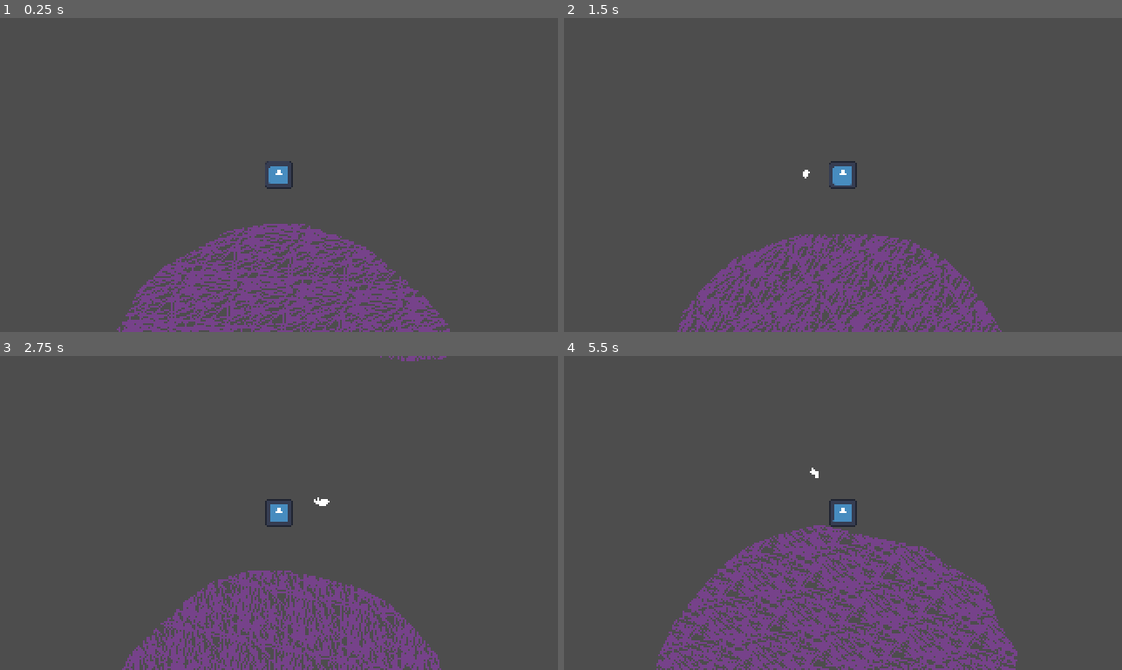
Above: before the commit, frames 1-4 (two rows, left to right).
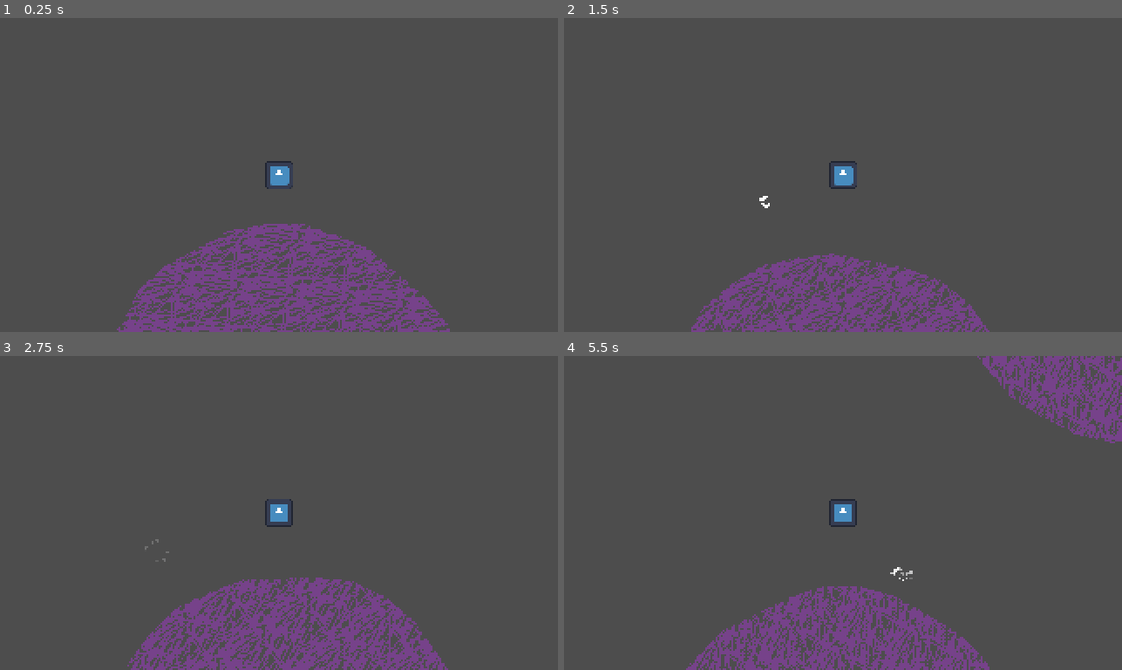
Above: after the commit, the same moments.

Repository: Jack3G/space-miner
Game: Godot game, scene res://src/game.tscn
The game is run twice, just before and just after one commit, with the same random seed, the same clock (stepped at 60 frames per second) and the same inputs. The engine's default icon, where the game draws it, is replaced by a stand-in: a white triangle on a blue panel in a dark square.
Inputs:
- Up to frame 1 (0.25 s): no input
- Up to frame 2 (1.5 s): hold D (move_right) from 0.53 s (still down); tap Space (jump) at 0.6, 0.77, 1.07, 1.35 s
- Up to frame 3 (2.75 s): tap Space (jump) at 1.52, 1.82, 2.1 s; release D (move_right) at 2.03 s; hold A (move_left) from 2.03 s (still down)
- Up to frame 4 (5.5 s): release A (move_left) at 2.78 s; hold D (move_right) 2.78-4.28 s; tap Space (jump) at 2.85, 3.02, 3.32, 3.6, 3.77, 4.07, 4.35, 4.52, 4.82, 5.1 s; hold A (move_left) 4.28-5.03 s; hold D (move_right) from 5.03 s (still down)

The runs differ from the first frame. In frame 1, 0.4% of the frame differs, in the area x 21-80%, y 45-100%; in frame 2, 7.2%; in frame 3, 6.1%; in frame 4, 16%, in the area x 16-100%, y 0-100%.

Commit message:
do some more stuff for the boost

Diff:
--- a/src/character.gd
+++ b/src/character.gd
@@ -3,13 +3,15 @@
 @export var speed: float = 250
 @export var friction: float = 200
 @export var max_speed: float = 80
-@export var jump_power: float = 80
+@export var jump_power: float = 100
 @export var boost_direction_default: Vector2 = Vector2.UP
+@export var boost_jump_cooldown: float = 1.5
 
 var _gravity_areas: Array[GravityArea] = []
 var _coyote_mode: bool = false
 # to prevent jumping multiple times in coyote time
 var _jumped: bool = true
+var _can_boost_jump: bool = true
 
 @onready var coyote_timer: Timer = $CoyoteTimer
 @onready var boost_particles: GPUParticles2D = $BoostPackParticles
@@ -27,12 +29,14 @@
 func _physics_process(delta: float) -> void:
 	var directional_input = Input.get_vector("move_left", "move_right", "move_up", "move_down")
 
-	for i in range(_gravity_areas.size()):
+	var i = 0
+	while i < _gravity_areas.size():
 		if not _gravity_areas[i].overlaps_body(self):
 			_gravity_areas.remove_at(i)
 			i -= 1
 			if _gravity_areas.is_empty():
 				break
+		i += 1
 
 	if not _gravity_areas.is_empty():
 		var priority_area = _gravity_areas[0]
@@ -52,7 +56,7 @@
 				.angle_to_point(self.global_position),
 			0, TAU)
 
-		self.rotation = lerp_angle(self.rotation, rotation_goal + PI/2, 0.8)
+		self.rotation = lerp_angle(self.rotation, rotation_goal + PI/2, 0.3)
 
 
 		if self.is_on_floor():
@@ -83,35 +87,39 @@
 				# after a moment, so idk
 				self.velocity -= horizontal_movement
 
-		# JUMP
-		if Input.is_action_just_pressed("jump"):
-			if _coyote_mode and not _jumped:
-				_jumped = true
-				var impulse = -self.transform.y * jump_power
+	# JUMP
+	if Input.is_action_just_pressed("jump"):
+		if _coyote_mode and not _jumped and not _gravity_areas.is_empty():
+			_jumped = true
+			var impulse = -self.transform.y * jump_power
 
-				# If the character is moving down cancel that downwards velocity and then add jump.
-				# I.e. walking down slopes doesn't eat jumps
-				if -self.transform.y.dot(self.velocity) < 0:
-					impulse += -self.velocity.project(self.transform.y)
+			# If the character is moving down cancel that downwards velocity and then add jump.
+			# I.e. walking down slopes doesn't eat jumps
+			if -self.transform.y.dot(self.velocity) < 0:
+				impulse += -self.velocity.project(self.transform.y)
 
-				self.velocity += impulse
-			else:
-				var input_dir = directional_input
-				if input_dir == Vector2.ZERO:
-					input_dir = boost_direction_default
+			self.velocity += impulse
+		elif _can_boost_jump:
+			_can_boost_jump = false
+			get_tree().create_timer(boost_jump_cooldown, false).timeout.connect(func():
+				_can_boost_jump = true)
 
-				var dir = Vector2.ZERO
-				dir -= input_dir.x * self.transform.x
-				dir -= input_dir.y * self.transform.y
+			var input_dir = directional_input
+			if input_dir == Vector2.ZERO:
+				input_dir = boost_direction_default
 
-				boost_particles.process_material.direction.x = dir.x
-				boost_particles.process_material.direction.y = dir.y
+			var dir = Vector2.ZERO
+			dir -= input_dir.x * self.transform.x
+			dir -= input_dir.y * self.transform.y
 
-				boost_particles.emitting = false
-				boost_particles.restart()
-				boost_particles.emitting = true
+			boost_particles.process_material.direction.x = dir.x
+			boost_particles.process_material.direction.y = dir.y
 
-				self.velocity += input_dir.rotated(self.rotation) * jump_power
+			boost_particles.emitting = false
+			boost_particles.restart()
+			boost_particles.emitting = true
+
+			self.velocity += input_dir.rotated(self.rotation) * jump_power
 
 	self.move_and_slide()
 
--- a/src/planet.gd
+++ b/src/planet.gd
@@ -4,7 +4,7 @@
 @export var size_curve: Curve
 @export var surface_offset: Noise
 @export var offset_scale: float = 10
-@export var atmosphere_height: float = 80
+@export var atmosphere_height: float = 60
 @export var gravity: float = 200
 
 @export var textures: Array[Texture]
